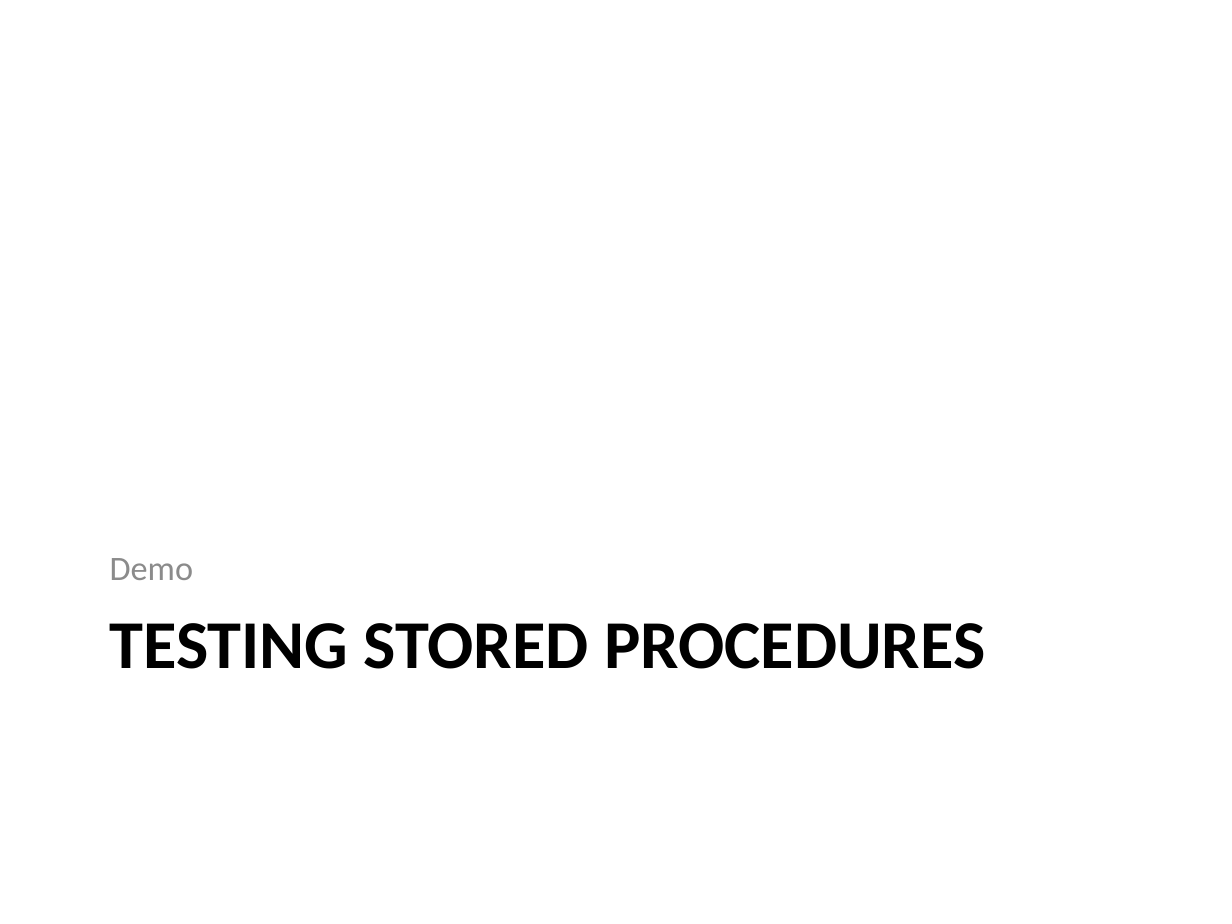
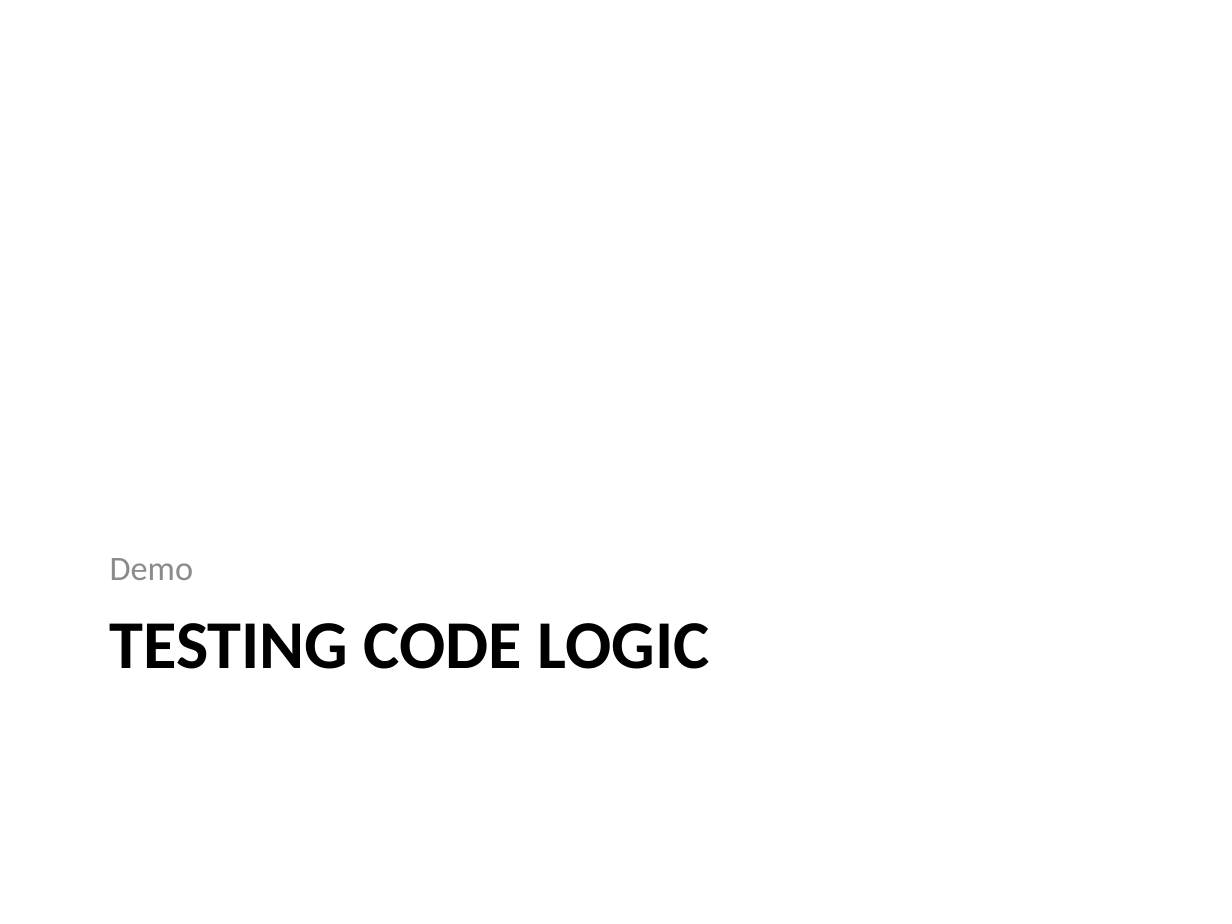
Before and after one commit to way0utwest/UnitTestingTSQL, a slide deck: slide 21 of UnitTestingTSQL.pptx. Drawn at 1232x924 pixels with LibreOffice and Linux fonts; fonts in the diff are those of the drawing. Boxes give left, top, right and bottom in pixels: in the first picture for what was removed or moved away, otherwise in the second. Text is boxed around its words. In the diff, an @@ line names an element or a change of style, - is before the commit and + after.

```diff
--- a/UnitTestingTSQL.pptx
+++ b/UnitTestingTSQL.pptx
@@ title at (x1=110, y1=623, x2=710, y2=669): text changed @@
-TESTING STORED PROCEDURES
+TESTING CODE LOGIC
```
Also in this commit, not shown: 6 other slides changed, 2 slides added, 6 slides removed, 10 other files.
